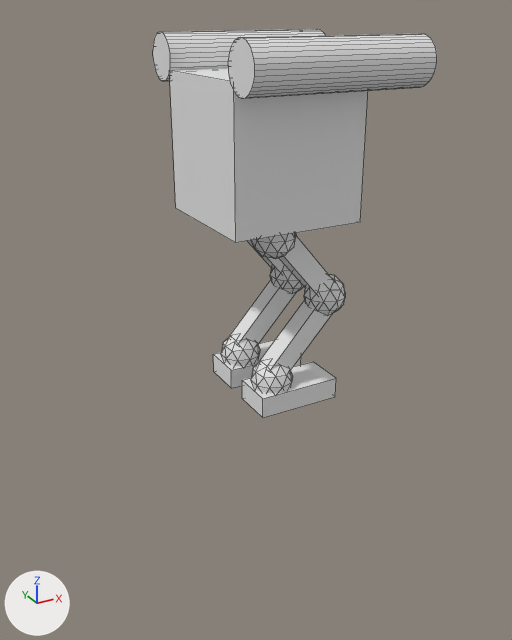
Renders of the FBX model ArtSource/3D/mecha.fbx from each side of a commit.
The view is the same before and after, from a camera (50 mm lens) standing at (-15.2, -26.8, 17.1) and looking at (-1.5, -2.0, 4.7). Lighting does not change. The marker at lower left points along +X, +Y and +Z. Mesh edges are drawn as thin lines.

The first picture shows 'Articulations', 'Membres'.
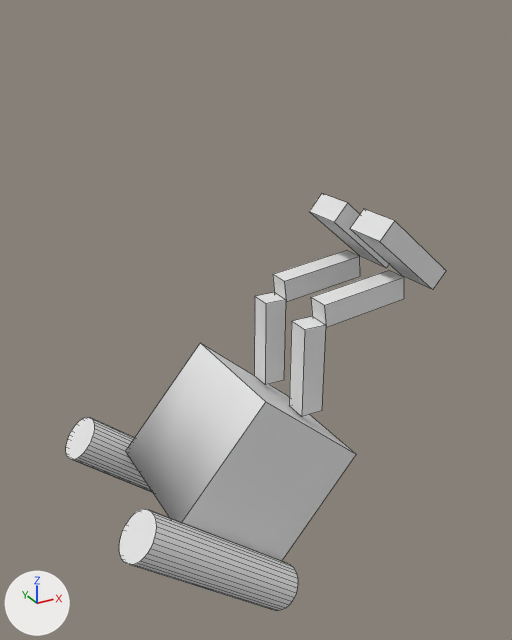
What changed in the scene script:
```text
Change ob_membres:
    ob_membres.location: (0.94, -3.67, 15.24) -> (-6.06, -6.81, -3.0)
    ob_membres.rotation_euler: (0.0, 1.571, 0.0) -> (0.0, -0.863, 0.0)  # degrees (0, 90, 0) -> degrees (0, -49, 0)
Change ob_articulations:
    ob_articulations.location: (-0.46, -1.56, 1.38) -> (4.47, -3.13, 5.22)
    ob_articulations.rotation_euler: (0.0, 0.0, 0.0) -> (0.0, -2.433, 0.0)  # degrees (0, 0, 0) -> degrees (0, -139, 0)
    add ob_articulations.hide_viewport = True
```

Pixel boxes [x1, y1, x2, y2] of what changed, in the pictures (512 x 640 px):
'Membres', moved, turned
    before: [153, 29, 437, 418]
    after: [66, 193, 446, 611]
'Articulations', hidden
    before: [221, 233, 345, 394]
